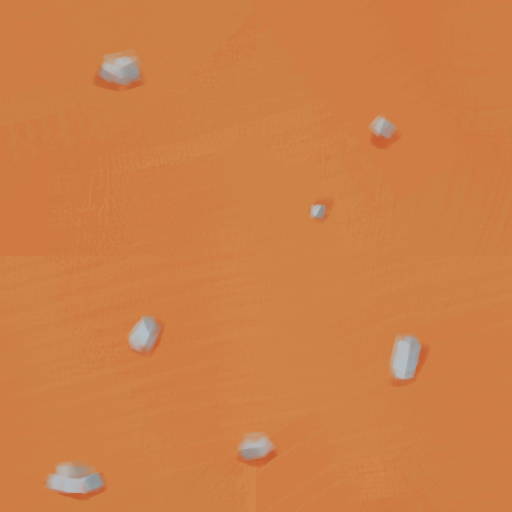
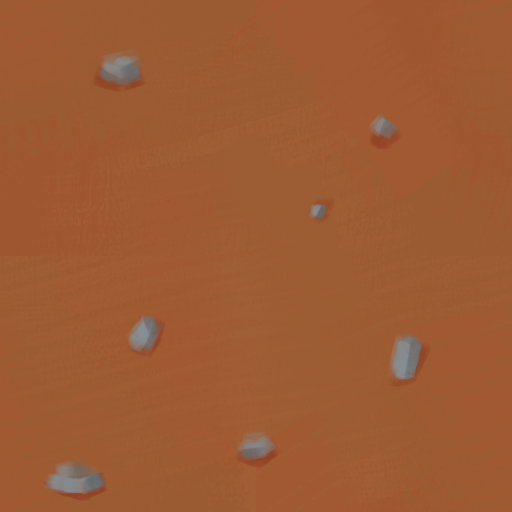
Layer changes from the first 512px x 512px image to the second:
pixels changed over 0, 0, 512, 512 (layer not identified)
